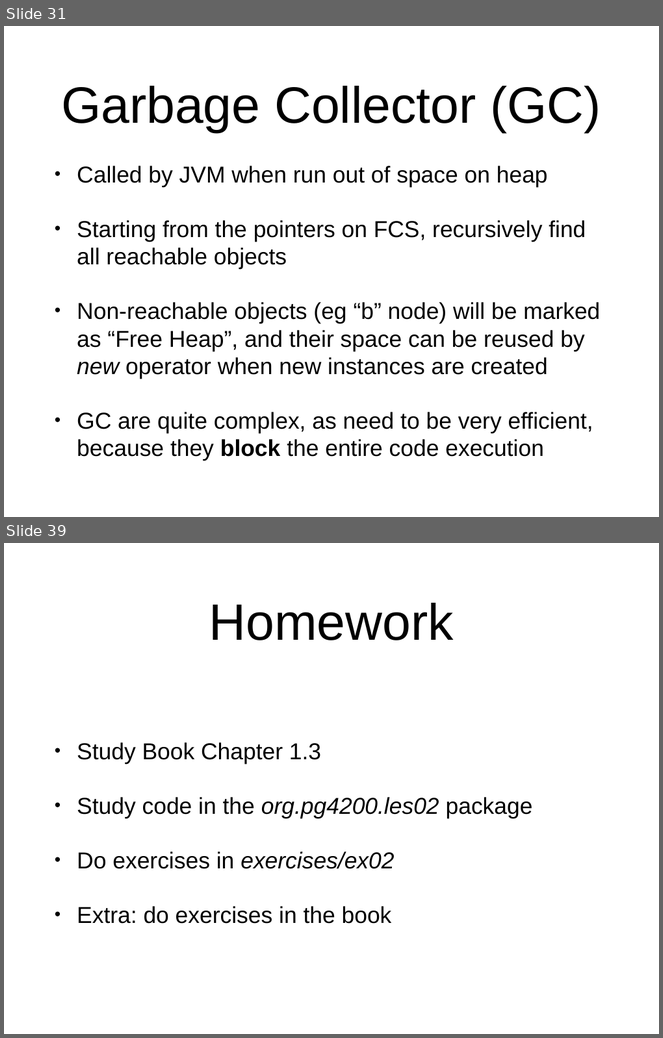
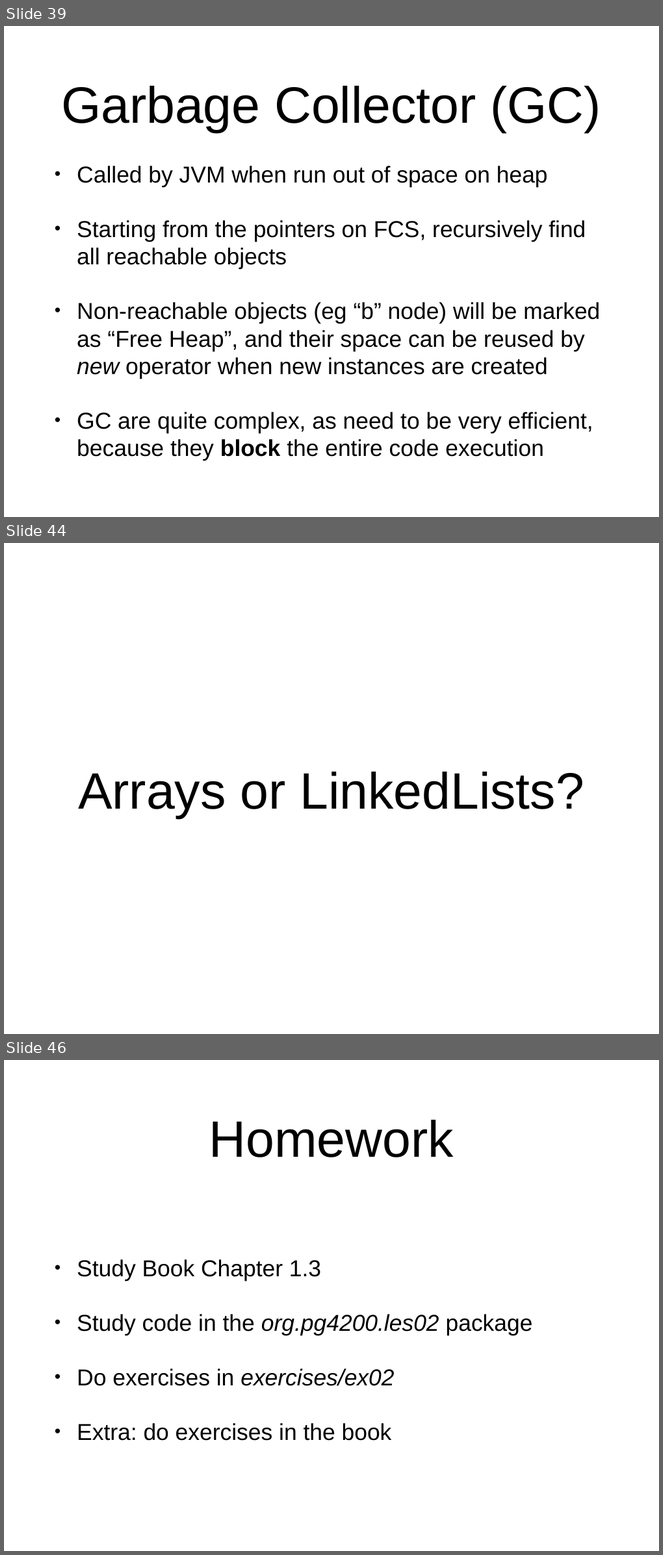
Before and after one commit to arcuri82/algorithms, a slide deck: docs/slides/02/02_stack_queue.pptx. Shown one above the other, each under a label of ours: slides 31 and 39 before the commit, slides 39, 44 and 46 after it; the slides between them are not shown. The pictures are 663x1038 and 663x1555 pixels, drawn with LibreOffice and Linux fonts; fonts in the diff are those of the drawing. Boxes give left, top, right and bottom in pixels: in the first picture for what was removed or moved away, otherwise in the second. Text is boxed around its words. In the diff, an @@ line names an element or a change of style, - is before the commit and + after.

```diff
--- a/docs/slides/02/02_stack_queue.pptx
+++ b/docs/slides/02/02_stack_queue.pptx
@@ slide 44 added at [4,543,659,1034], background #FFFFFF @@
@@ title added at [78,772,584,819], 80 pt, text #000000 @@
+Arrays or LinkedLists?
@@ what was slide 31 is now slide 39 @@
@@ what was slide 39 is now slide 46 @@
```
Also in this commit, not shown: 4 slides changed, 6 other slides added, 3 other files.
